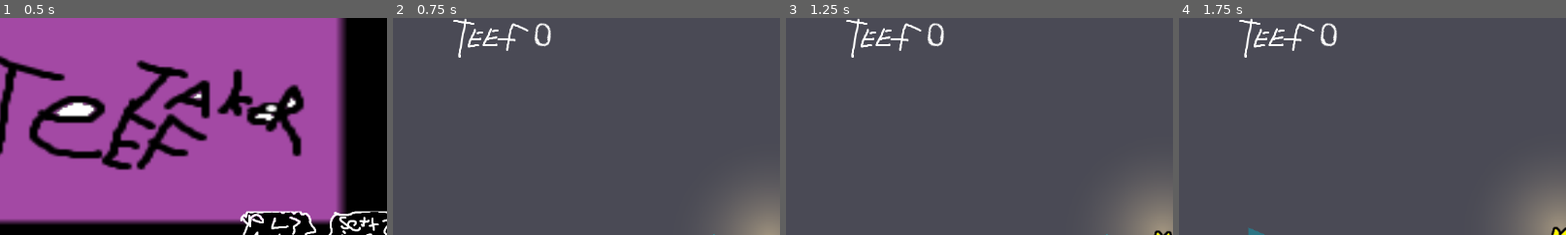
Above: before the commit, frames 1-4 (left to right).
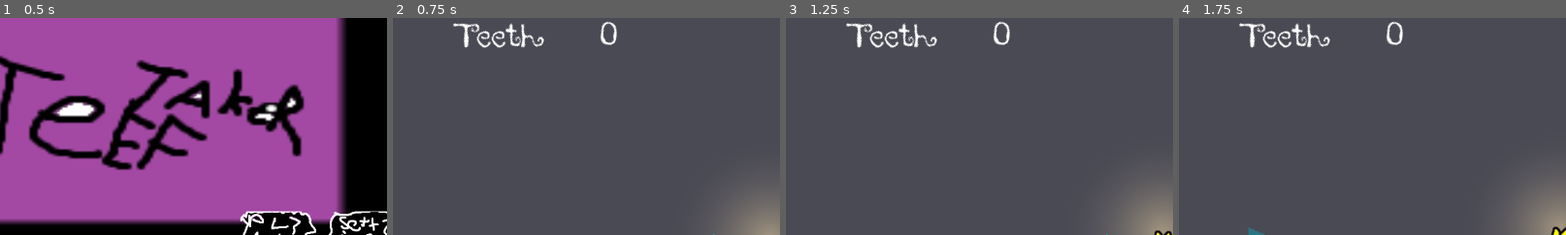
Above: after the commit, the same moments.

Repository: Cthulhu5227/Collector_videogame
Game: Godot game, scene res://main_menu.tscn
Two runs of this game, one before a commit and one after it. Both use one fixed random seed, a clock stepped at 60 frames per second and the inputs below. The engine's default icon, where the game draws it, is replaced by a stand-in: a white triangle on a blue panel in a dark square.
Inputs (mouse positions are % of the whole screen's width and height, from its top left):
- Up to frame 1 (0.5 s): no input
- Up to frame 2 (0.75 s): click (38, 49) at 0.5 s
- Up to frame 3 (1.25 s): no input
- Up to frame 4 (1.75 s): tap Enter at 1.25 s; move the mouse to (72, 45) at 1.27 s; hold Right from 1.28 s (still down); hold E (interact) from 1.28 s (still down); click (72, 45) at 1.42 s; tap Space at 1.52 s
The pictures show only the part of the screen within x 1-51%, y 0-50%; the shares and areas given below are measured in that part.

Frame 1 is identical in both runs. In frame 2, 1.7% of the frame differs, in the area x 15-58%, y 0-19%; in frame 3, 1.7%; in frame 4, 1.7%.

Commit message:
more music and some bed fixes

Diff:
--- a/audio_control.gd
+++ b/audio_control.gd
@@ -1,6 +1,9 @@
 extends AudioStreamPlayer
 func play_sound(case):
 	match case:
+		0:
+			stop()
+
 		1:
 			var new_sound = preload("res://sound_effects/Jett- discovery.mp3")
 			stream = new_sound
@@ -9,3 +12,7 @@
 			var new_sound = preload("res://sound_effects/Jett - menu music.mp3")
 			stream = new_sound
 			play()
+		3:
+			var new_sound = preload("res://sound_effects/Box.mp3")
+			stream = new_sound
+			play()
--- a/bed.gd
+++ b/bed.gd
@@ -6,6 +6,7 @@
 
 var qteing = true
 var success = false
+var used = false
 
 var quicktime_event = preload("res://quicktime/popup.tscn")
 
@@ -16,12 +17,19 @@
 		Inventory.find_teeth()
 		Ui.update_teeth_counter()
 		get_tree().get_nodes_in_group("player")[0].cripple = false
+		modulate = Color(0.5,0.5,0.5)
+	else:
+		used = false
 
 
 
 func interact():
-	await get_tree().create_timer(0.5).timeout
-	make_quicktime()
+	if not used:
+		used = true
+		await get_tree().create_timer(0.5).timeout
+		Ui.get_node("audio_control").play_sound(1)
+		make_quicktime()
+	return
 
 func make_quicktime():
 	qte_type = 'press'
--- a/player.gd
+++ b/player.gd
@@ -16,9 +16,8 @@
 var box_ref = null
 
 func _ready():
-	Ui.get_node("audio_control").play_sound(1)
 	Ui.get_node("music_player").play_song("Jett - Upbeat.mp3")
-
+	Ui.get_node("audio_control").play_sound(0)
 
 func _input(event):
 	if cripple and event.is_action_pressed("interact"): #or (event is InputEventMouseButton and event.button_index == MOUSE_BUTTON_LEFT)):
@@ -50,6 +49,7 @@
 		for box in get_tree().get_nodes_in_group("box"):
 			if global_position.distance_to(box.global_position) < interact_range:
 				box.interact()
+				Ui.get_node("audio_control").play_sound(3)
 				visible = false
 				cripple = true
 				$CollisionShape2D.disabled = true
--- a/project.godot
+++ b/project.godot
@@ -13,7 +13,7 @@
 config/name="Collector_game"
 run/main_scene="uid://dfr3jgs12x1bd"
 config/features=PackedStringArray("4.5", "GL Compatibility")
-config/icon="res://assets/icon.svg"
+config/icon="uid://b3c28bphmw51n"
 
 [autoload]
 
--- a/ui.tscn
+++ b/ui.tscn
@@ -1,11 +1,10 @@
-[gd_scene load_steps=10 format=3 uid="uid://b1wobbwoqomn6"]
+[gd_scene load_steps=9 format=3 uid="uid://b1wobbwoqomn6"]
 
 [ext_resource type="Script" uid="uid://h5gvvejyycn7" path="res://ui.gd" id="1_fyqef"]
 [ext_resource type="Script" uid="uid://c15j6bq2i7nrk" path="res://pause_menu.gd" id="2_m6e0p"]
 [ext_resource type="Script" uid="uid://bslujryosl65c" path="res://quit_button.gd" id="3_27fn8"]
 [ext_resource type="Texture2D" uid="uid://d4lasqjwyn2xn" path="res://assets/quit_test.png" id="3_nltto"]
 [ext_resource type="Texture2D" uid="uid://c5kahe2avqb5h" path="res://assets/quit_hover_test.png" id="4_ibotj"]
-[ext_resource type="Texture2D" uid="uid://ds2m3c7vdb50n" path="res://assets/teeth_counter_test.png" id="6_n5ude"]
 [ext_resource type="PackedScene" uid="uid://22f118a2rwec" path="res://audio_control.tscn" id="7_y4yjw"]
 [ext_resource type="Script" uid="uid://u727i38mquow" path="res://music_player.gd" id="8_waa4j"]
 
@@ -34,25 +33,30 @@
 [node name="teeth_counter" type="Control" parent="."]
 layout_mode = 3
 anchors_preset = 0
-offset_left = 103.0
+offset_left = 128.0
 offset_right = 143.0
 offset_bottom = 40.0
 
-[node name="Sprite2D" type="Sprite2D" parent="teeth_counter"]
-position = Vector2(64, 31)
-texture = ExtResource("6_n5ude")
-
 [node name="Label" type="Label" parent="teeth_counter"]
 layout_mode = 0
-offset_left = 123.0
-offset_top = 2.0
-offset_right = 214.0
-offset_bottom = 55.0
+offset_left = 196.0
+offset_right = 287.0
+offset_bottom = 53.0
 text = "0"
 label_settings = SubResource("LabelSettings_n5ude")
 
+[node name="Label2" type="Label" parent="teeth_counter"]
+layout_mode = 0
+offset_left = -23.0
+offset_top = 2.0
+offset_right = 113.0
+offset_bottom = 55.0
+text = "Teeth "
+label_settings = SubResource("LabelSettings_n5ude")
+
 [node name="audio_control" parent="." instance=ExtResource("7_y4yjw")]
-volume_db = -40.073
+volume_db = -14.312
 
 [node name="music_player" type="AudioStreamPlayer" parent="."]
+volume_db = -27.67
 script = ExtResource("8_waa4j")
Not shown, added: sound_effects/Box.mp3.import
Not shown, added: sound_effects/Box.m4a
Not shown, added: sound_effects/Box.mp3
